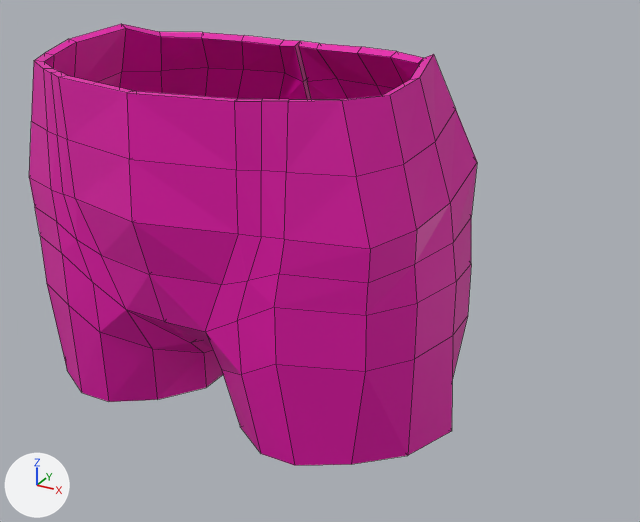
A saved change to the Blender file Assets/blenderdamine/püksid.blend.
One viewpoint serves both versions: a camera (50 mm lens) standing at (0.593, -0.853, 1.793) and looking at (0.1, 0.042, 1.345). Every picture has the same lights, and +X, +Y and +Z are marked at lower left. Mesh edges are drawn as thin lines.
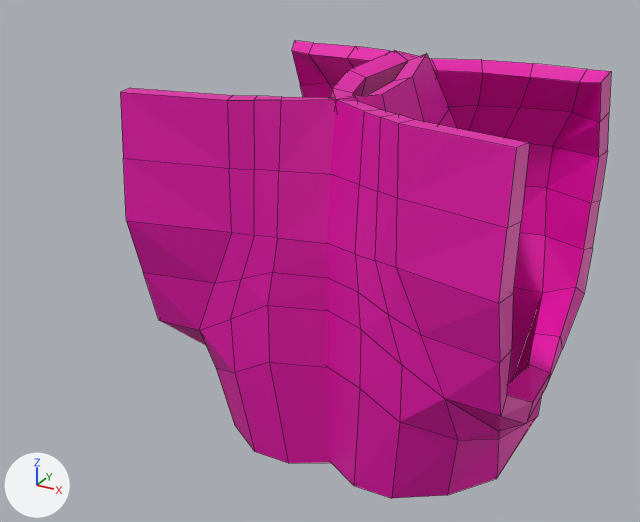
ob_human is not drawn itself; it is used by a modifier of ob_plane.

What changed in the scene script:
```text
Remove ob_human:
    ob_human = bpy.data.objects.new('Human', me_cube)
    ob_human.location = (-0.00668, 0.0, 0.0)
    _m = ob_human.modifiers.new('Mirror', 'MIRROR')
    _m.use_clip = True
    ob_human.hide_set(True)
Change ob_plane:
    ob_plane.location: (0.199, -0.158, 1.273) -> (0.191, -0.158, 1.273)
    where _m = ob_plane.modifiers.new('Mirror', 'MIRROR')
    remove _m.mirror_object = ob_human
    where _m = ob_plane.modifiers.new('Solidify', 'SOLIDIFY')
    _m.thickness: -0.07 -> -0.13
    add _m.use_even_offset = True
```

What differs and where, as boxes [x1, y1, x2, y2] in the pictures (640 x 522 px):
'Plane', reshaped, moved, modifiers changed (10% wider)
    before: [29, 24, 477, 465]
    after: [120, 41, 611, 498]
